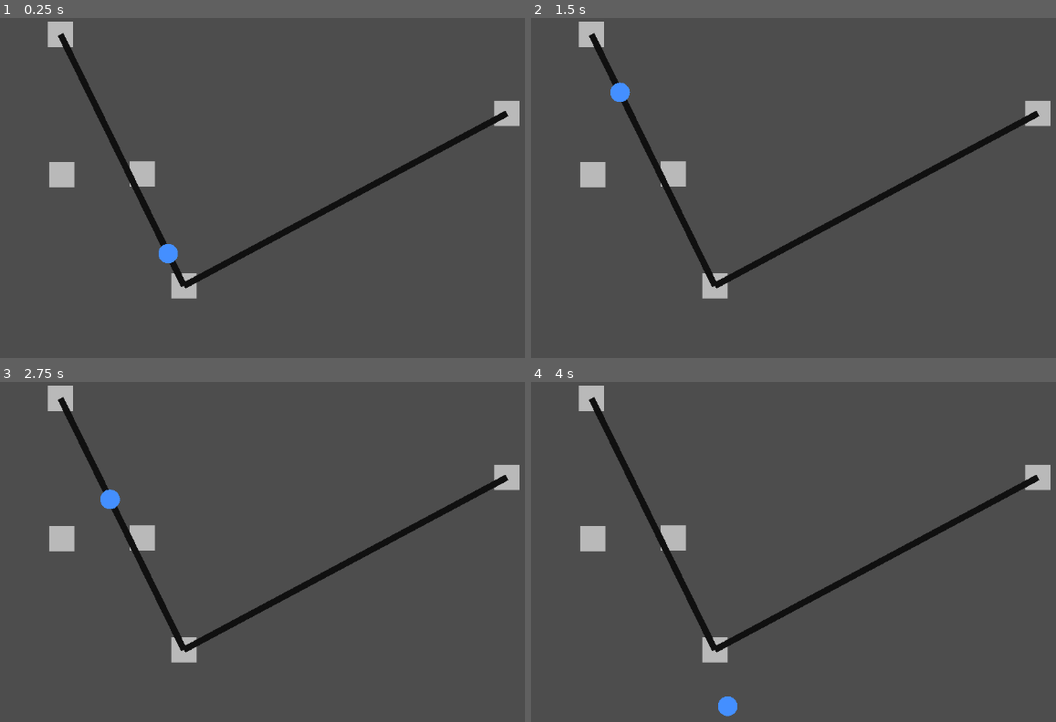
Above: before the commit, frames 1-4 (two rows, left to right).
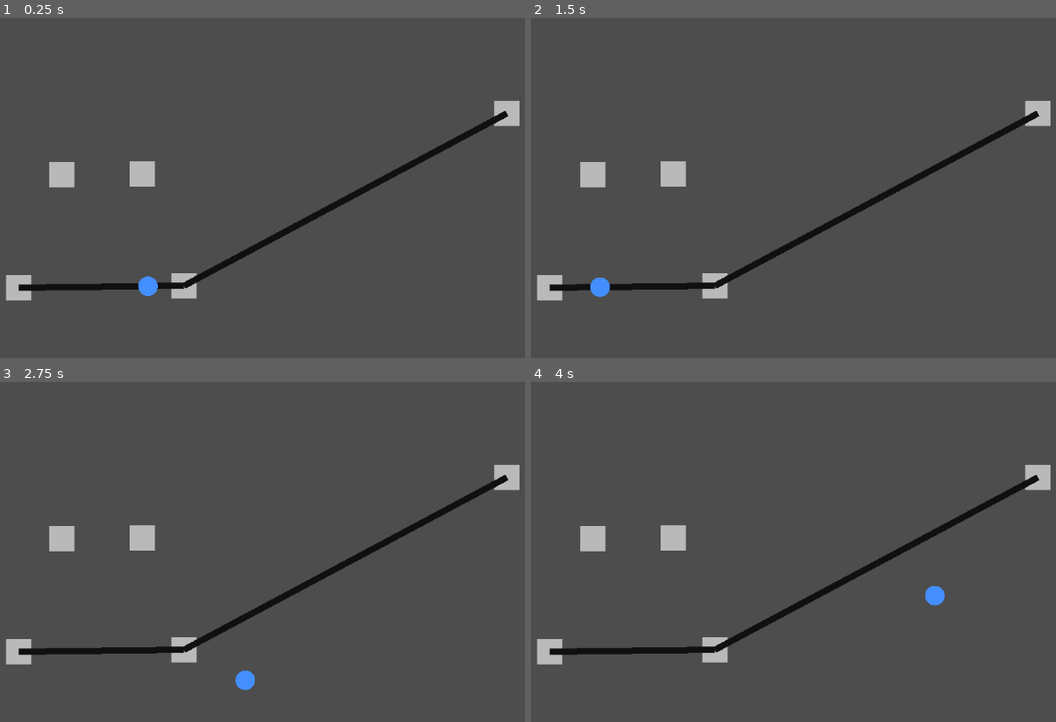
Above: after the commit, the same moments.

Repository: syshotdev/RiskyStrats
Game: Godot game, scene res://main.tscn
The game is run twice, just before and just after one commit, with the same random seed, the same clock (stepped at 60 frames per second) and the same inputs.
Inputs (mouse positions are in pixels of both pictures, inside the frame that each line leads up to):
- Up to frame 1 (0.25 s): no input
- Up to frame 2 (1.5 s): move the mouse to (594, 35) at 0.52 s; click (594, 35) at 0.67 s; move the mouse to (714, 286) at 1.27 s; click (714, 286) at 1.42 s
- Up to frame 3 (2.75 s): move the mouse to (141, 538) at 2.02 s; click (141, 538) at 2.17 s
- Up to frame 4 (4 s): move the mouse to (594, 538) at 2.77 s; click (594, 538) at 2.92 s; move the mouse to (1040, 477) at 3.52 s; click (1040, 477) at 3.67 s

The runs differ from the first frame. In frame 1, 2.4% of the frame differs, in the area x 1-36%, y 1-84%; in frame 2, 2.4%; in frame 3, 2.5%; in frame 4, 2.6%, in the area x 1-79%, y 1-99%.

Commit message:
Redid code for checking progress. Basically, the roadUnit had a progress and an identifier if it was going to node1 or node2. I changed it so that the progress is always from 0 to 1, and the goingToNode2 identifier makes it go to node2 or node1 when progress is 100%

Diff:
--- a/Objects/gameNode.gd
+++ b/Objects/gameNode.gd
@@ -40,6 +40,7 @@
 
 # Sends a unit to the next road based on the route
 func sendRoadUnit(roadUnit : RoadUnit):
+	var route = roadUnit.route
 	var road = getRoadToNode(roadUnit.route[0])
 	# Get rid of first destination to mark that we've been to this node
 	roadUnit.route.remove_at(0)
@@ -57,6 +58,7 @@
 
 # From this node to the node specified, which road is it?
 func getRoadToNode(node : GameNode) -> Road:
+	print(neigborRoads)
 	return neigborRoads[node]
 
 # Translates to unit and adds it to this node
--- a/Objects/road.gd
+++ b/Objects/road.gd
@@ -43,13 +43,7 @@
 	# So it doesnt jank
 	roadUnit.position = Vector2.ZERO
 
-	var goingToSecondNode = roadUnit.toSecondNode
-
-	# If going to node 2, start at node 1
-	if(goingToSecondNode):
-		roadUnit.progress = 0
-	else:
-		roadUnit.progress = roadLength
+	roadUnit.progress = 0
 
 	currentUnits.append(roadUnit)
 	add_child(roadUnit)
@@ -60,7 +54,7 @@
 		var roadUnit = currentUnits[unitIndex]
 
 		# Percentage goes up speed * delta (Or down if direction is node1)
-		var howMuchToMove = calculateRoadUnitMovement(roadUnit, delta)
+		var howMuchToMove = calculateRoadUnitSpeed(roadUnit, delta)
 		roadUnit.progress += howMuchToMove
 
 		roadUnit.global_position = calculateRoadUnitPosition(roadUnit)
@@ -82,36 +76,34 @@
 	var pos2 = node2.position
 	var progress = roadUnit.progress
 
-	outPosition = pos1.lerp(pos2,(progress / roadLength))
+	if(roadUnit.toSecondNode == true):
+		# Start at first, go to sencond
+		outPosition = pos1.lerp(pos2, (progress / roadLength))
+	else:
+		# Start at second, go to first
+		outPosition = pos2.lerp(pos1, (progress/roadLength))
 
 	return outPosition
 
 
 # Name is misleading, but checks the node's progress towards a node and gives it if it's close enough
 func tryMergeWithNearestNode(roadUnit : RoadUnit):
-	if(roadUnit.progress > roadLength):
+	# If the road unit is not at 100% completion, don't try
+	if(roadUnit.progress < roadLength):
+		return false
+
+	# If road unit is 100%, send it to the correct node. If going to second node, node2 gets the thing
+	if(roadUnit.toSecondNode == true):
 		node2.processRoadUnit(roadUnit)
-		return true
-	elif(roadUnit.progress < 0):
+	else:
 		node1.processRoadUnit(roadUnit)
-		return true
 
-	# Not close enough to nodes
-	return false
+	return true
 
-# Calculates how much it should move per tick
-func calculateRoadUnitMovement(roadUnit : RoadUnit, delta : float):
-	# If going to the second node, go up in percentage.
-	# If going to first node, go down in percentage.
-	if (roadUnit.toSecondNode == true):
-		return calculateRoadUnitSpeed(roadUnit) * delta
-	else:
-		return -calculateRoadUnitSpeed(roadUnit) * delta
-
-
-func calculateRoadUnitSpeed(roadUnit : RoadUnit):
+# How much the roadUnit should move per second
+func calculateRoadUnitSpeed(roadUnit : RoadUnit, delta : float):
 	var speed = 0
 
 	# As the units increase, the slower it will go. It will only get about 3x slower at 100 units, 4x slower at 1000, and so on.
 	speed = nodeSpeed / (log(roadUnit.units) + 1)
-	return speed
+	return speed * delta
--- a/main.tscn
+++ b/main.tscn
@@ -12,7 +12,7 @@
 [node name="Nodes" type="Node2D" parent="."]
 
 [node name="Node" parent="Nodes" instance=ExtResource("1_5ulmy")]
-position = Vector2(-195, -298)
+position = Vector2(-261, 103)
 
 [node name="Node2" parent="Nodes" instance=ExtResource("1_5ulmy")]
 position = Vector2(0, 100)
